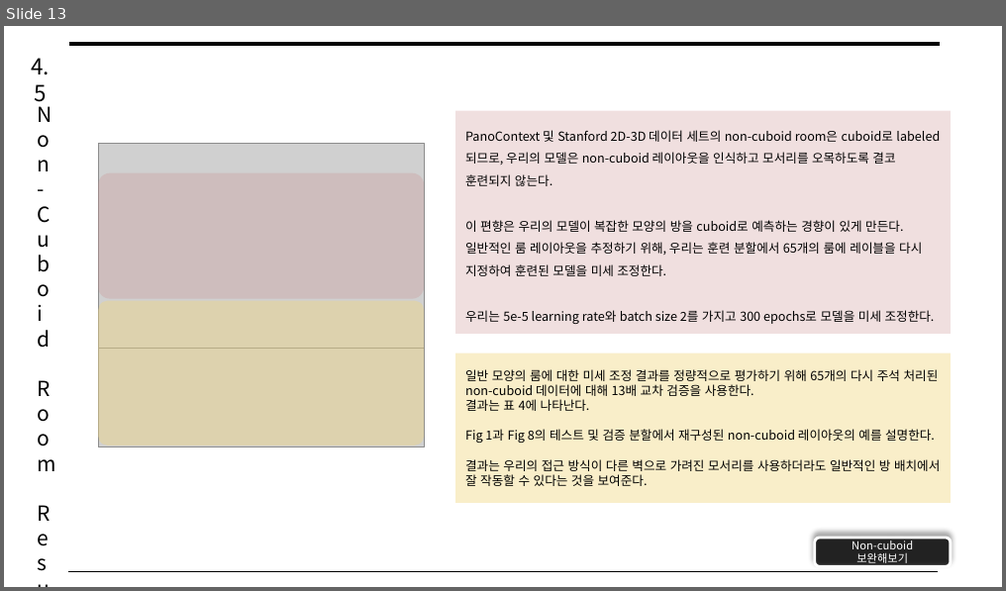
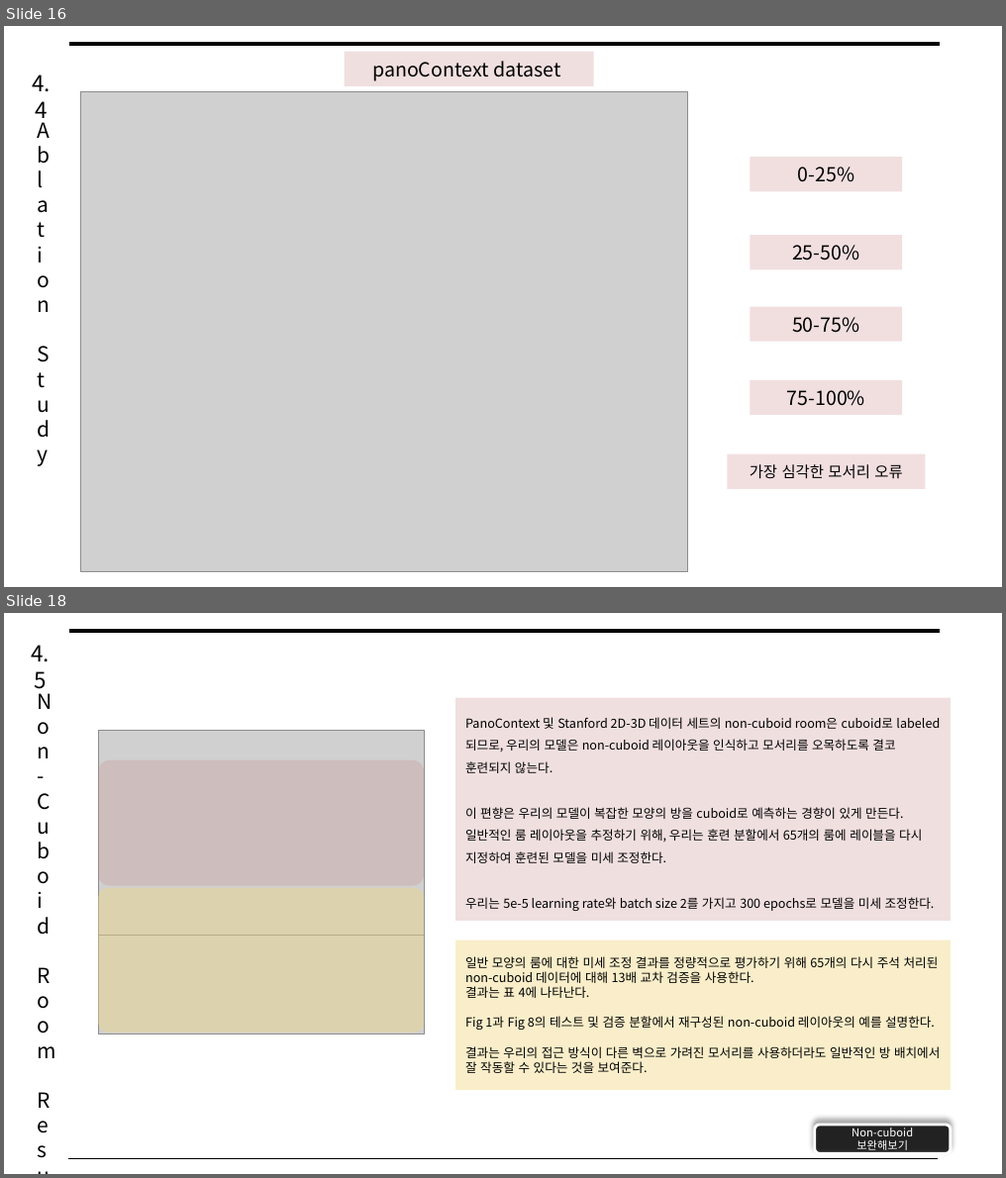
Before and after one commit to arittung/3D_Room_Layout_estimation, a slide deck: 관련 자료/HorizonNet 논문 해석.pptx. Shown one above the other, each under a label of ours: slide 13 before the commit, slides 16 and 18 after it; the slides between them are not shown. The pictures are 1006x591 and 1006x1178 pixels, drawn with LibreOffice and Linux fonts; fonts in the diff are those of the drawing; grey boxes stand for pictures. Boxes give left, top, right and bottom in pixels: in the first picture for what was removed or moved away, otherwise in the second. Text is boxed around its words. In the diff, an @@ line names an element or a change of style, - is before the commit and + after.

```diff
--- a/관련 자료/HorizonNet 논문 해석.pptx
+++ b/관련 자료/HorizonNet 논문 해석.pptx
@@ slide 16 added at [4,26,1002,587], background #FFFFFF @@
@@ line added from (69, 44) to (939, 44), #000000 3 pt @@
@@ rectangle added at [345,51,594,85], fill #CA8A8B at 27% opacity, 14 pt, text #000000 @@
+panoContext dataset
@@ text added at [32,75,51,123], 16 pt, text #000000 @@
+4.4
@@ text added at [27,107,54,552], 15 pt, text #000000 @@
+Ablation Study
@@ picture added at [81,92,687,571] @@
@@ rectangle added at [749,157,902,191], fill #F1DFE0, 14 pt, text #000000 @@
+0-25%
@@ rectangle added at [749,236,902,271], fill #F1DFE0, 14 pt, text #000000 @@
+25-50%
@@ rectangle added at [749,306,902,342], fill #F1DFE0, 14 pt, text #000000 @@
+50-75%
@@ rectangle added at [749,380,902,415], fill #F1DFE0, 14 pt, text #000000 @@
+75-100%
@@ rectangle added at [728,454,925,489], fill #F1DFE0, 11 pt, text #000000 @@
+가장 심각한 모서리 오류
@@ what was slide 13 is now slide 18 @@
```
Also in this commit, not shown: 4 other slides added, 2 other files.
